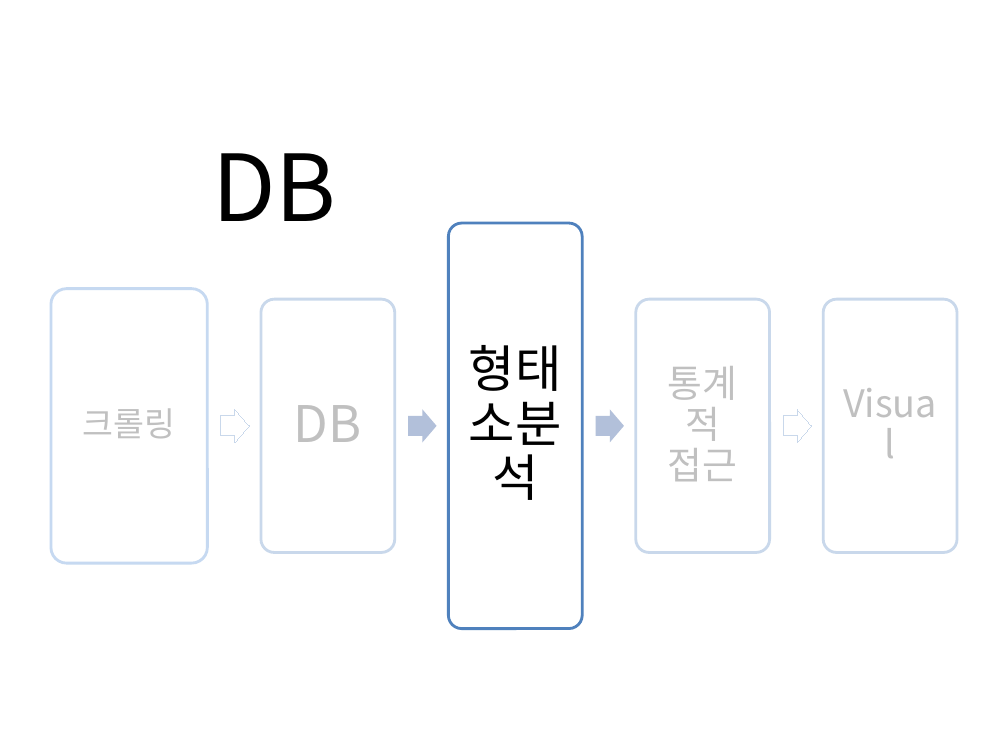
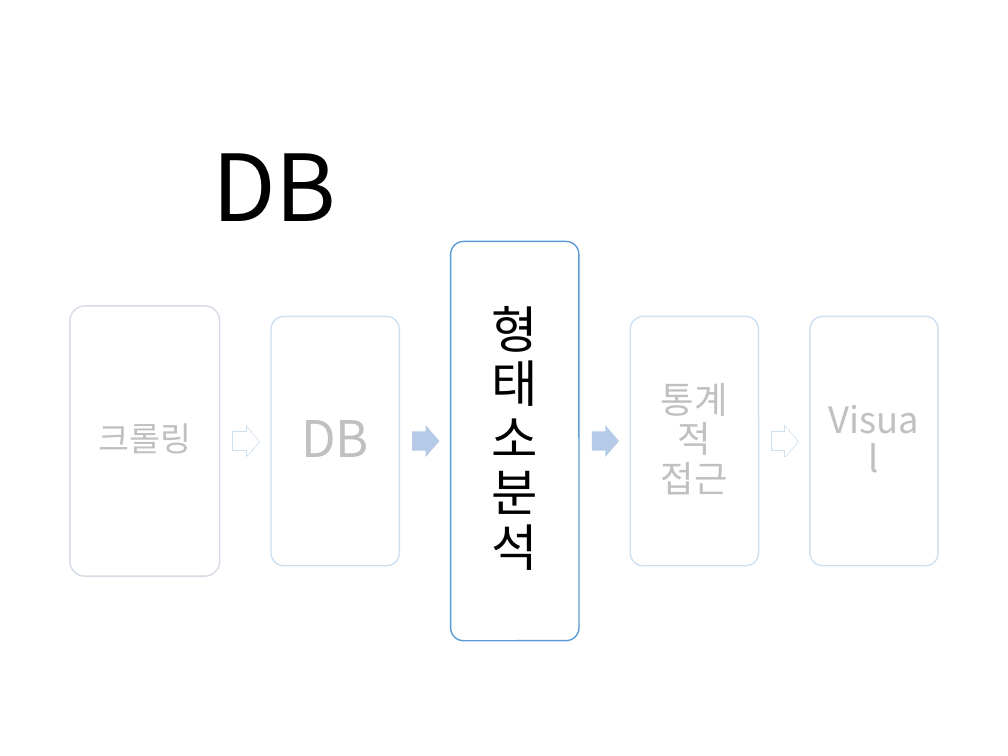
Before and after one commit to HaYongdae/issuewhatshow, a slide deck: slide 13 of doc/최종 PPT.pptx. Drawn at 1008x756 pixels with LibreOffice and Linux fonts; fonts in the diff are those of the drawing. Boxes give left, top, right and bottom in pixels: in the first picture for what was removed or moved away, otherwise in the second. Text is boxed around its words. In the diff, an @@ line names an element or a change of style, - is before the commit and + after.

```diff
--- a/doc/최종 PPT.pptx
+++ b/doc/최종 PPT.pptx
@@ rounded rectangle: place and size @@
-rounded rectangle at (449,223,583,628)
+rounded rectangle at (451,242,579,641)
@@ text "형태소분석" rewrapped from (469,345,562,500) to (492,306,538,570) @@
@@ rounded rectangle: place and size @@
-rounded rectangle at (51,288,208,562)
+rounded rectangle at (70,306,220,577)
@@ rounded rectangle at (70,306,220,577): outline #C6D9F1 2 pt to #D6DCE5 1 pt @@
@@ text "크롤링": place and size @@
-text "크롤링" at (83,408,176,438)
+text "크롤링" at (98,423,191,453)
@@ rounded rectangle: place and size @@
-rounded rectangle at (261,299,395,552)
+rounded rectangle at (271,317,399,565)
@@ text "DB": place and size @@
-text "DB" at (294,405,362,442)
+text "DB" at (301,420,369,457)
@@ rounded rectangle: place and size @@
-rounded rectangle at (636,299,770,552)
+rounded rectangle at (630,317,758,565)
@@ text "통계적 접근": place and size @@
-text "통계적 접근" at (668,366,738,481)
+text "통계적 접근" at (661,383,728,494)
@@ text "통계적 접근" at (661,383,728,494): size 27 to 26 pt @@
@@ outline #4F81BD 2 pt to #5B9BD5 1 pt in 4 elements at (451,242,579,641), (271,317,399,565), (630,317,758,565), (809,317,937,565) @@
@@ rounded rectangle: place and size @@
-rounded rectangle at (824,299,958,552)
+rounded rectangle at (809,317,937,565)
@@ text "Visual" at (813,321,934,562): size 27 to 26 pt @@
@@ text "Visual": place and size @@
-text "Visual" at (828,303,954,549)
+text "Visual" at (813,321,934,562)
@@ right arrow: place and size @@
-right arrow at (221,409,249,443)
+right arrow at (233,425,260,458)
@@ right arrow at (233,425,260,458): outline #4F81BD 0.75 pt to #5B9BD5 0.75 pt @@
@@ right arrow: place and size @@
-right arrow at (408,409,436,443)
+right arrow at (412,425,439,458)
@@ right arrow at (412,425,439,458): fill #B3C1DB to #B5CBE7 @@
@@ right arrow at (592,425,619,458): fill #B3C1DB to #B5CBE7 @@
@@ right arrow: place and size @@
-right arrow at (596,409,624,443)
+right arrow at (592,425,619,458)
@@ right arrow at (771,425,798,458): outline #4F81BD 0.75 pt to #5B9BD5 0.75 pt @@
@@ right arrow: place and size @@
-right arrow at (783,409,811,443)
+right arrow at (771,425,798,458)
```
Also in this commit, not shown: 21 other slides changed, 1 slide added, 1 slide removed.
